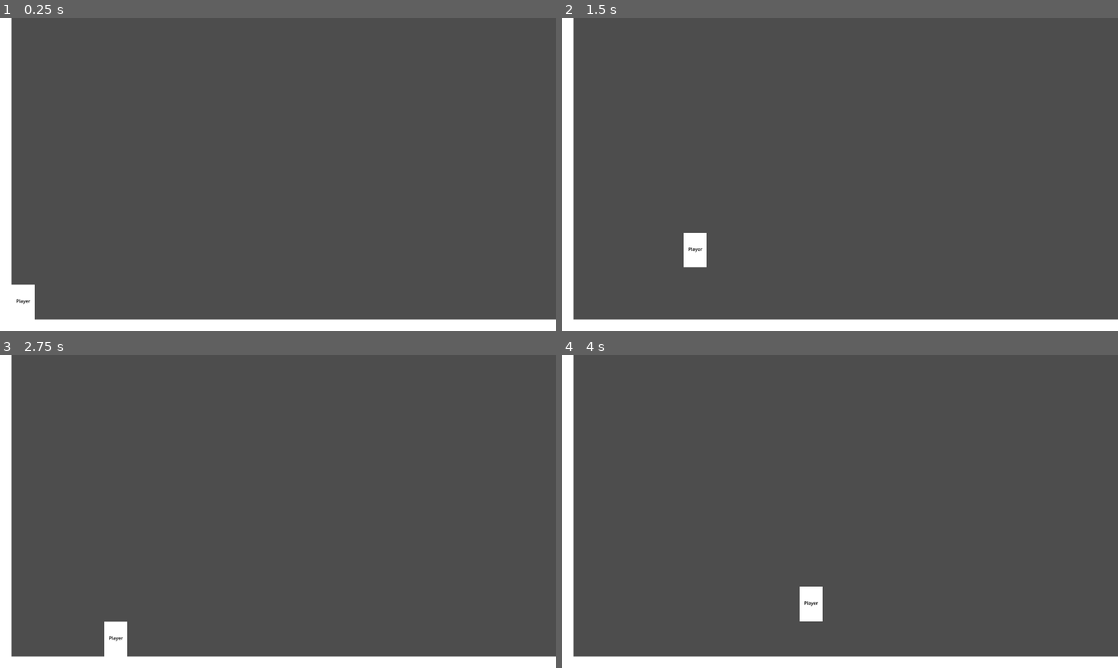
Above: before the commit, frames 1-4 (two rows, left to right).
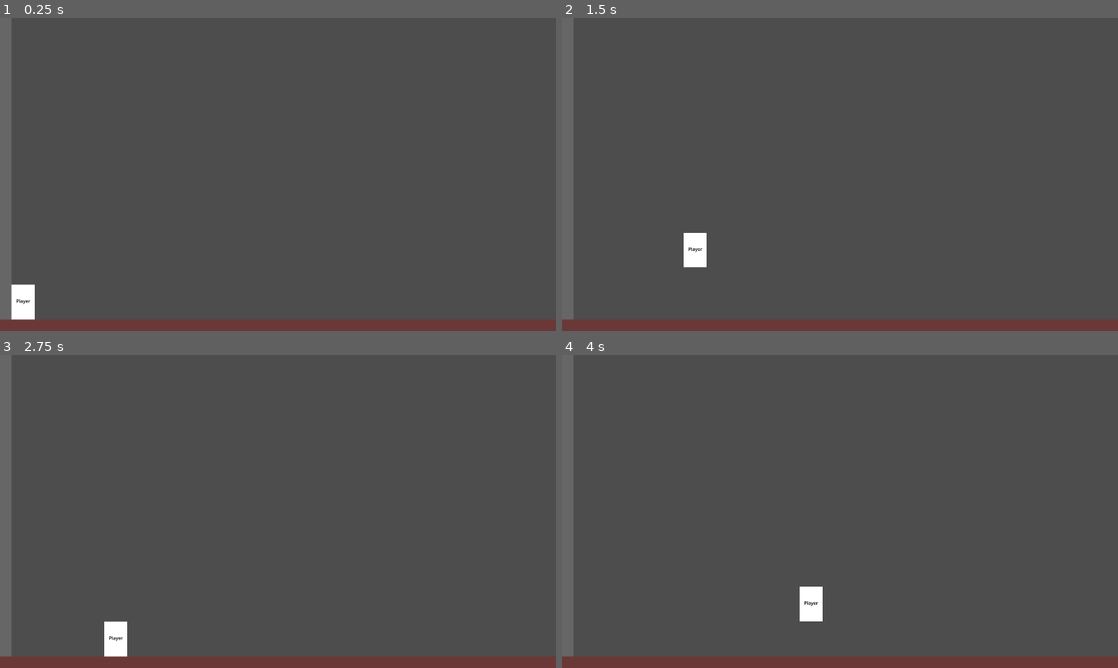
Above: after the commit, the same moments.

Repository: UnChiller/Github-Game-Off-2024
Game: Godot game, scene res://Scenes/world.tscn
Same seed, same stepped clock (60 frames per second), same inputs: the game is played once before the commit and once after it.
Inputs:
- Up to frame 1 (0.25 s): no input
- Up to frame 2 (1.5 s): tap Enter at 0.5 s; hold Right (move_right) from 0.53 s (still down); tap C (jump) at 0.77 s
- Up to frame 3 (2.75 s): tap C (jump) at 1.52 s; release Right (move_right) at 2.03 s; hold Left (move_left) from 2.03 s (still down)
- Up to frame 4 (4 s): release Left (move_left) at 2.78 s; hold Right (move_right) from 2.78 s (still down); tap C (jump) at 3.02, 3.77 s

The runs differ from the first frame. In frame 1, 5.8% of the frame differs, in the area x 0-100%, y 0-100%; in frame 2, 5.8%; in frame 3, 5.8%; in frame 4, 5.8%.

Commit message:
color world

Diff:
--- a/Scenes/world.tscn
+++ b/Scenes/world.tscn
@@ -18,8 +18,9 @@
 [node name="Wall" type="StaticBody2D" parent="."]
 
 [node name="MeshInstance2D" type="MeshInstance2D" parent="Wall"]
-position = Vector2(20, 540)
-scale = Vector2(40, 1080)
+modulate = Color(0.4, 0.4, 0.4, 1)
+position = Vector2(20, 520)
+scale = Vector2(40, 1040)
 mesh = SubResource("QuadMesh_6nx4q")
 
 [node name="CollisionShape2D" type="CollisionShape2D" parent="Wall"]
@@ -30,6 +31,7 @@
 [node name="Floor" type="StaticBody2D" parent="."]
 
 [node name="MeshInstance2D" type="MeshInstance2D" parent="Floor"]
+modulate = Color(0.42, 0.2184, 0.2184, 1)
 position = Vector2(960, 1060)
 scale = Vector2(1920, 40)
 mesh = SubResource("QuadMesh_6nx4q")
